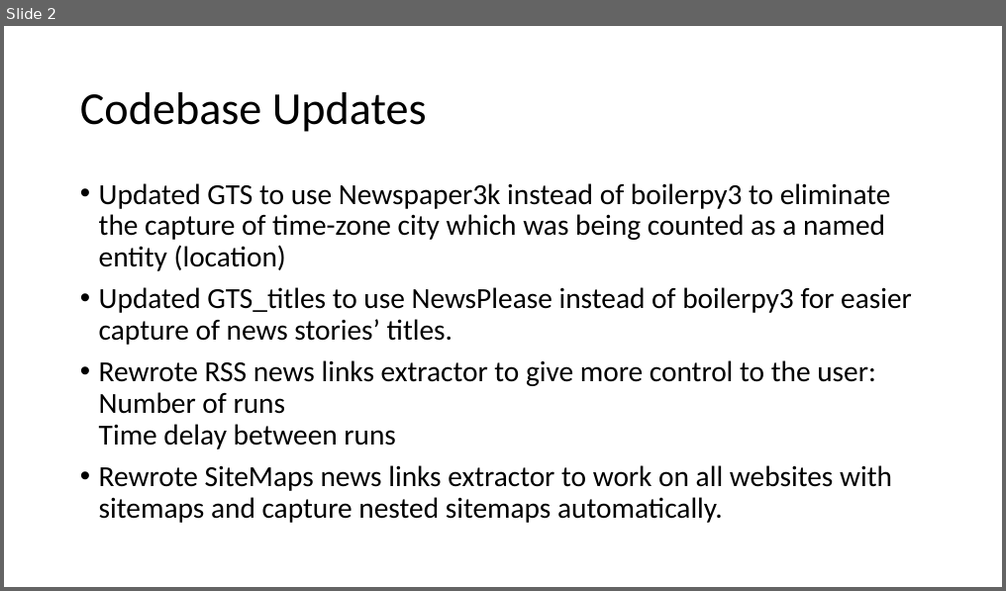
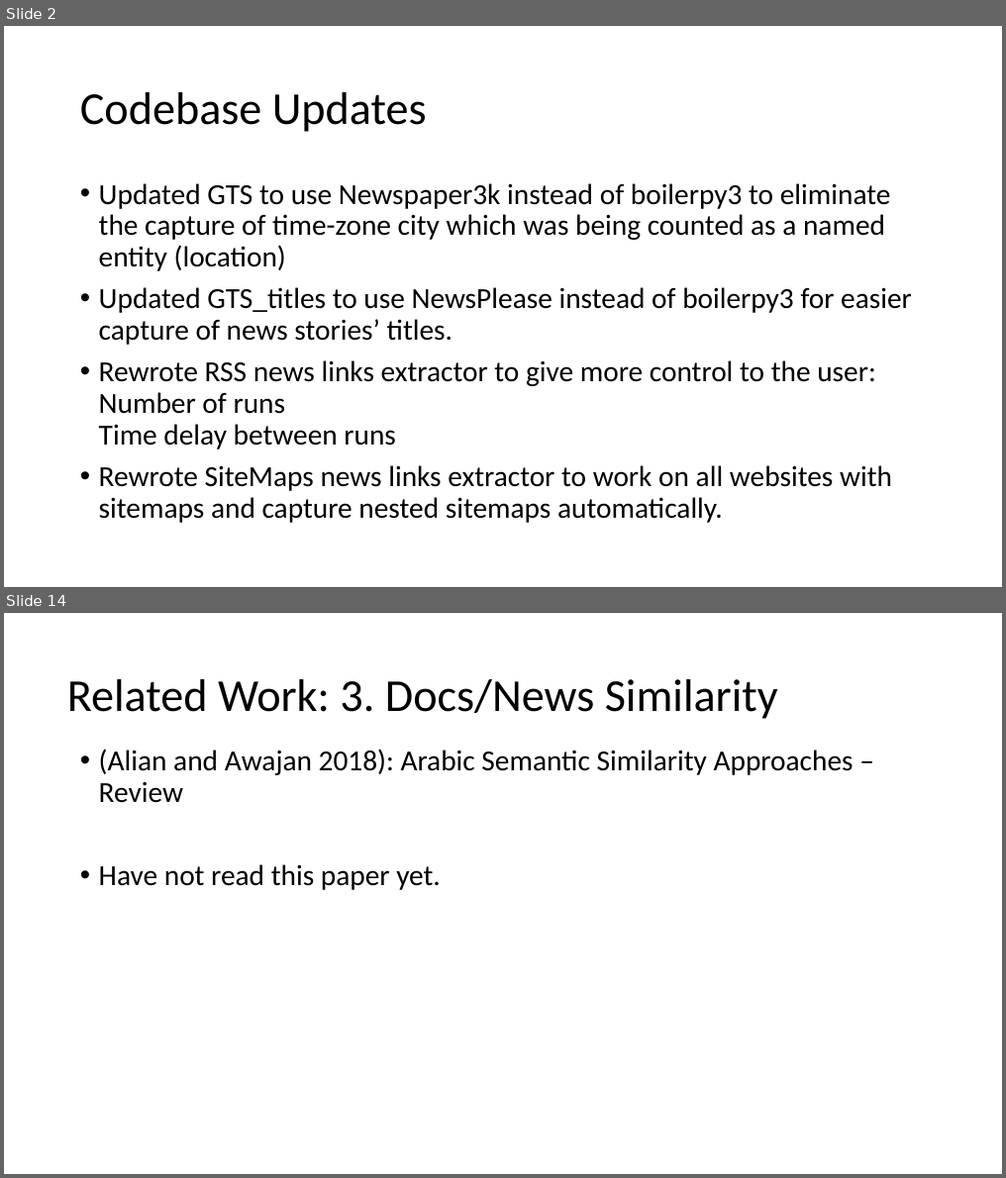
Before and after one commit to HussamHallak/TPDL2022, a slide deck: TPDL 2022 Paper Updates.pptx. Shown one above the other, each under a label of ours: slide 2 before the commit, slides 2 and 14 after it; the slides between them are not shown. The pictures are 1006x591 and 1006x1178 pixels, drawn with LibreOffice and Linux fonts; fonts in the diff are those of the drawing. Boxes give left, top, right and bottom in pixels: in the first picture for what was removed or moved away, otherwise in the second. Text is boxed around its words. In the diff, an @@ line names an element or a change of style, - is before the commit and + after.

```diff
--- a/TPDL 2022 Paper Updates.pptx
+++ b/TPDL 2022 Paper Updates.pptx
@@ slide 14 added at (x1=4, y1=613, x2=1002, y2=1174), background #FFFFFF @@
@@ title added at (x1=67, y1=679, x2=778, y2=719), 44 pt, text #000000 @@
+Related Work: 3. Docs/News Similarity
@@ text added at (x1=99, y1=749, x2=853, y2=890), 28 pt, text #000000 @@
+• (Alian and Awajan 2018): Arabic Semantic Similarity Approaches – Review
+• Have not read this paper yet.
```
Also in this commit, not shown: 1 slide changed, 12 other slides added.
